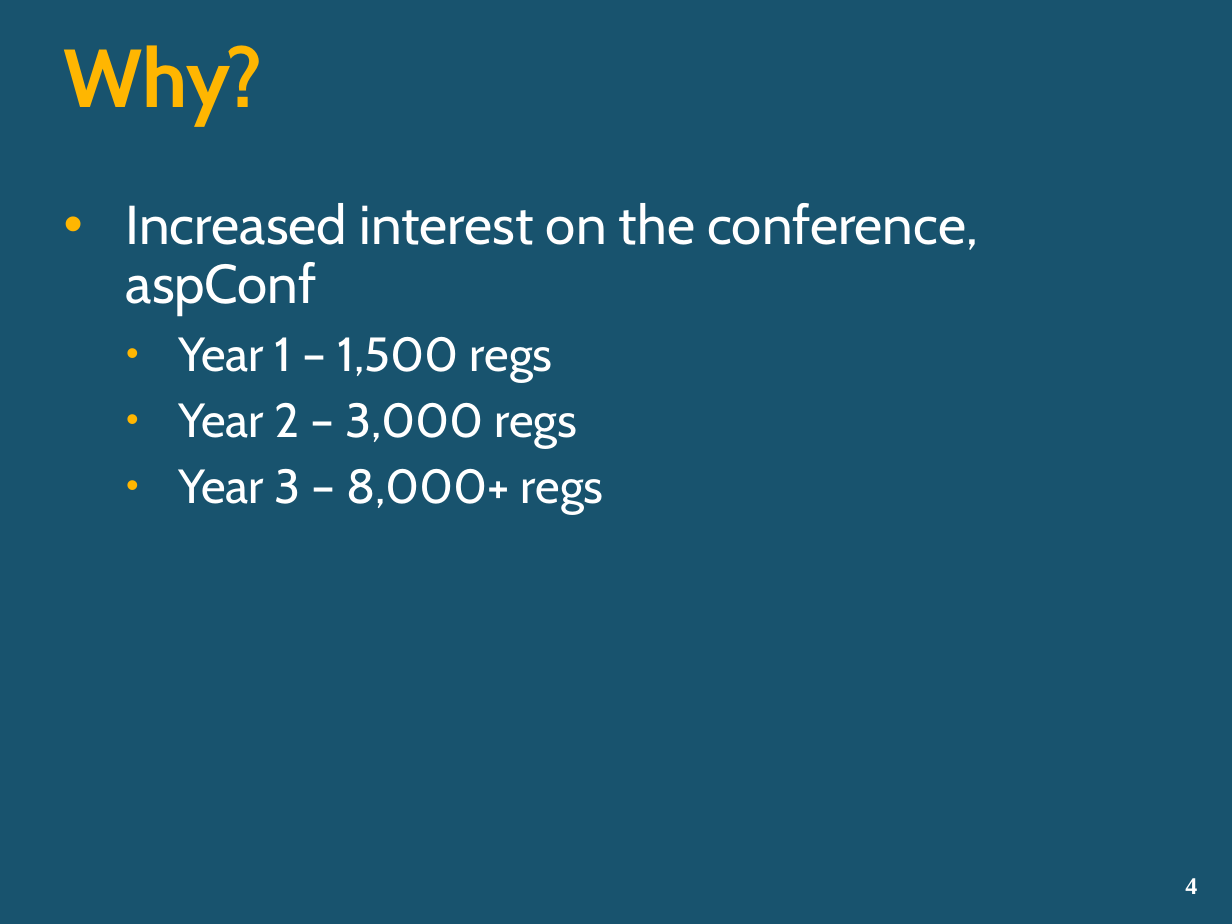
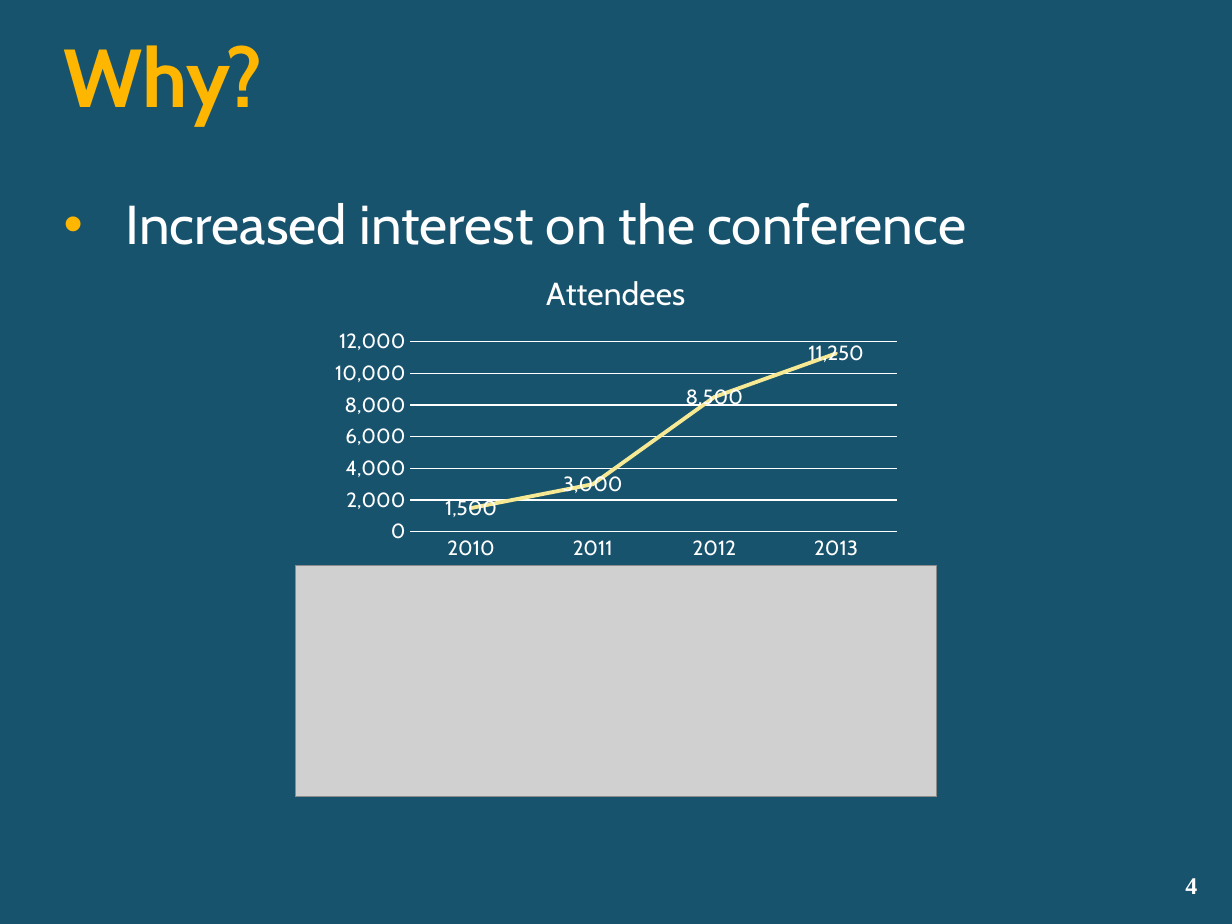
Before and after one commit to lozanotek/cloudscale, a slide deck: slide 4 of slides/CloudScale.pptx. Drawn at 1232x924 pixels with LibreOffice and Linux fonts; fonts in the diff are those of the drawing; grey boxes stand for pictures; background and template pictures are left out. Boxes give left, top, right and bottom in pixels: in the first picture for what was removed or moved away, otherwise in the second. Text is boxed around its words. In the diff, an @@ line names an element or a change of style, - is before the commit and + after.

Commit message:
Updated the PPT

```diff
--- a/slides/CloudScale.pptx
+++ b/slides/CloudScale.pptx
@@ text at bbox=[126, 203, 966, 245]: text changed; size 28 to 32 pt @@
-• Increased interest on the conference, aspConf
-  • Year 1 – 1,500 regs
-  • Year 2 – 3,000 regs
-  • Year 3 – 8,000+ regs
+• Increased interest on the conference
@@ line chart added at bbox=[323, 253, 908, 568] @@
+title "Attendees "
+categories: 2010, 2011, 2012, 2013
+Series 1: 1500, 3000, 8500, 11250
@@ picture added at bbox=[296, 565, 938, 797] @@
```
Also in this commit, not shown: 3 other slides changed.
